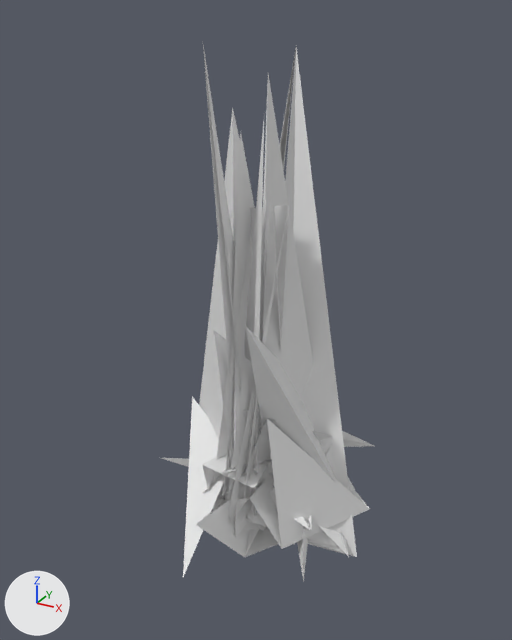
What one commit did to the OBJ model extracted_meshes/Hero015_CA8FA1E4_v2.obj.
Camera for both pictures: a camera (50 mm lens) standing at (301.0, -609.0, 528.0) and looking at (-9.0, -45.0, 246.0). Lighting does not change. The marker at lower left points along +X, +Y and +Z. The first picture is the older version. Where no turn or scale is listed for an object, it has been applied to the vertices. Vertices at exactly the same position are counted once.

In view in the first picture: 'Hero015_CA8FA1E4_v2'.
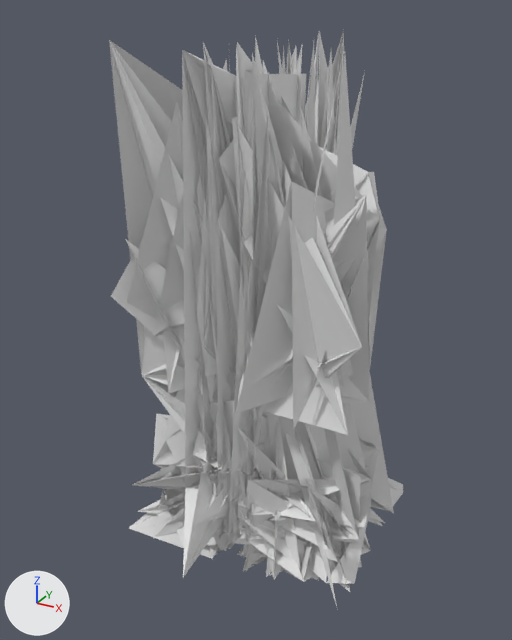
What differs and where, as boxes [x1, y1, x2, y2] in the pictures (512 x 640 px):
```json
{"object": "Hero015_CA8FA1E4_v2", "change": "reshaped", "before": [162, 45, 374, 582], "after": [109, 31, 403, 607], "on screen": "38% wider, 7% taller"}
{"part": 1, "of": "me_hero015_ca8fa1e4_v2", "change": "built on", "before": [246, 327, 335, 483], "after": [109, 31, 403, 607]}
```

Edits to the scene script, one JSON object a line:
```json
{"block": "me_hero015_ca8fa1e4_v2", "where": "# used by ob_hero015_ca8fa1e4_v2; location = (0.0, 0.0, 0.0)"}
{"op": "remove", "block": "me_hero015_ca8fa1e4_v2", "code": "me_hero015_ca8fa1e4_v2.from_pydata(...)  # 295 vertices, 338 faces; spans x -124.0..116.0, y -200.0..126.0, z 0.0..505.0"}
{"op": "add", "block": "me_hero015_ca8fa1e4_v2", "code": "me_hero015_ca8fa1e4_v2.from_pydata(...)  # 3911 vertices, 5922 faces; spans x -127.0..127.0, y -200.0..128.0, z -1.0..509.0"}
{"block": "me_hero015_ca8fa1e4_v2", "change": "me_hero015_ca8fa1e4_v2 part 1: 1 vertex removed from x 14.0, y -56.0, z 75.0; 3549 vertices added at x -127.0..127.0, y -128.0..128.0, z -1.0..509.0"}
{"block": "me_hero015_ca8fa1e4_v2", "change": "other edits to the shape of me_hero015_ca8fa1e4_v2 do not show in these pictures"}
```
